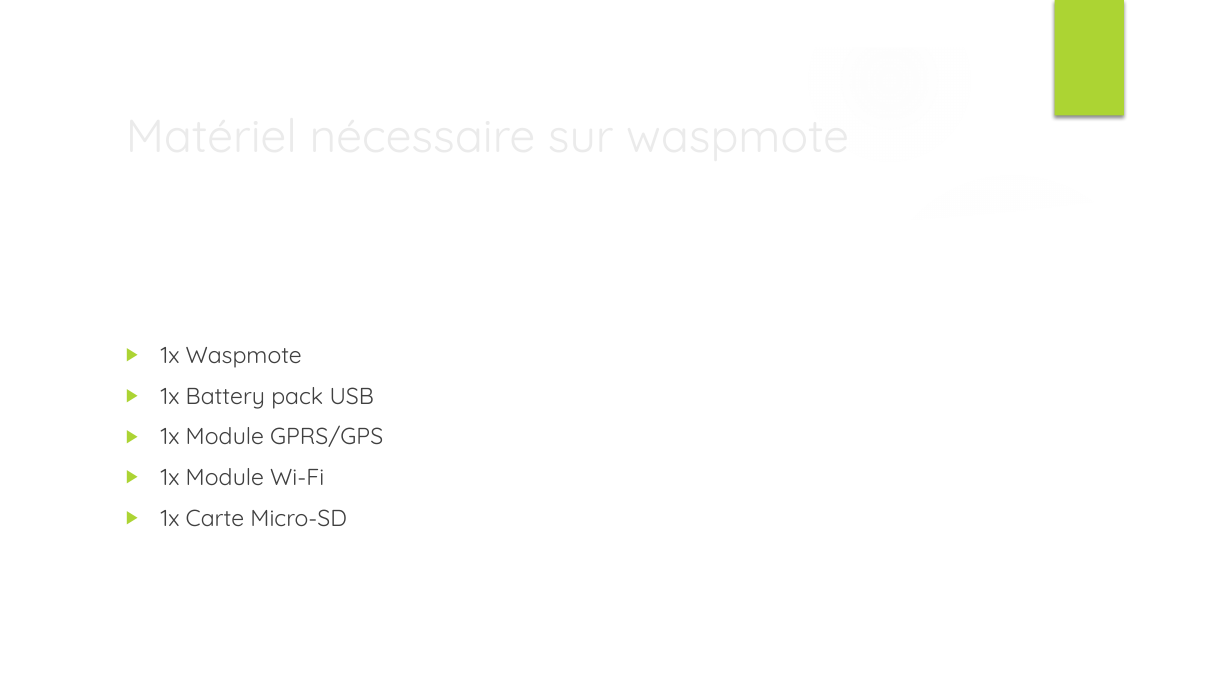
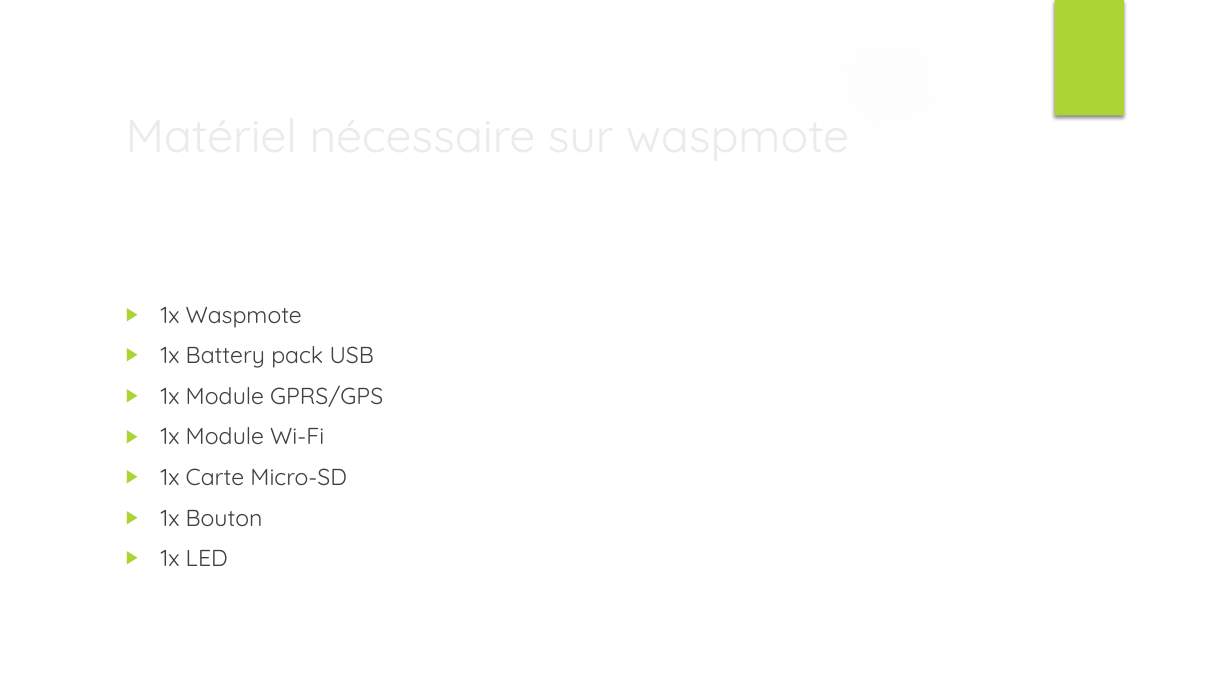
Before and after one commit to maximelovino/runningWasp, a slide deck: slide 3 of doc/runningWasp.pptx. Drawn at 1232x693 pixels with LibreOffice and Linux fonts; fonts in the diff are those of the drawing; background and template pictures are left out. Boxes give left, top, right and bottom in pixels: in the first picture for what was removed or moved away, otherwise in the second. Text is boxed around its words. In the diff, an @@ line names an element or a change of style, - is before the commit and + after.

```diff
--- a/doc/runningWasp.pptx
+++ b/doc/runningWasp.pptx
@@ text at (x1=161, y1=510, x2=263, y2=566): paragraphs added @@
+▶ 1x Bouton
+▶ 1x LED
```
Also in this commit, not shown: 1 other slide changed.
